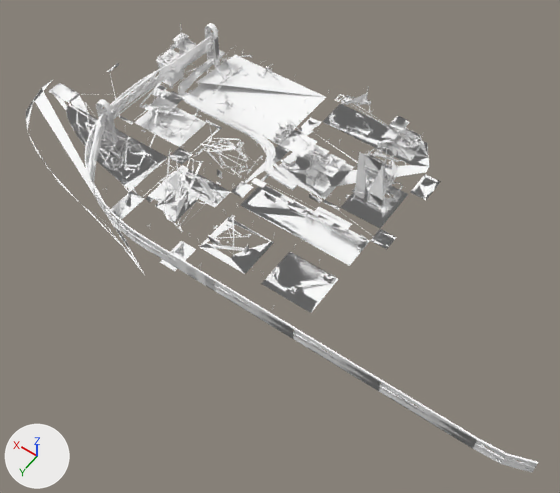
Renders of the glTF model models/street_island2_08.glb from each side of a commit.
The view is the same before and after, from a 50 mm lens placed at (-636.0, 814.0, 634.0), pointed at (-342.0, 403.0, -13.0). Lighting does not change. The marker at lower left points along +X, +Y and +Z. The older version comes first.

The first picture shows 'seg_1000', 'seg_1003', 'seg_1004', 'seg_1016', 'seg_369', 'seg_381', 'seg_415', 'seg_417', 'seg_418', 'seg_421', 'seg_422', 'seg_423', 'seg_952', 'seg_958', 'seg_972', 'seg_998' and 54 more.
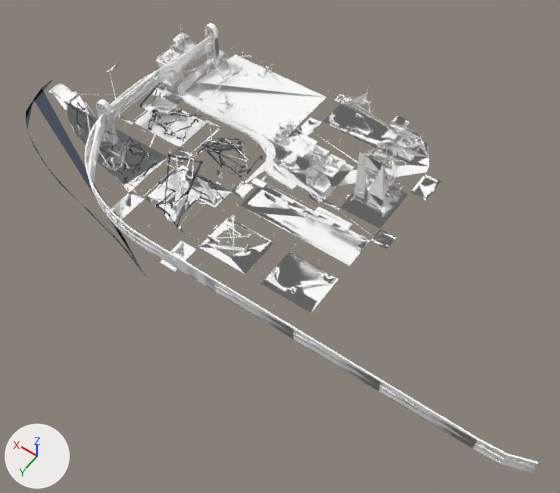
Where the change shows, as pixel boxes [x1, y1, x2, y2] in the pictures (560 x 493 px):
'seg_1016', recoloured
    both: [26, 80, 144, 274]
'seg_1000', recoloured
    both: [68, 102, 157, 186]
'seg_1004', recoloured (white to greyish blue)
    both: [198, 138, 263, 178]
'seg_998', recoloured
    both: [156, 154, 224, 232]
'seg_1003', recoloured
    both: [140, 83, 202, 142]

Edits to the bpy script that builds the scene:
```text
Add mat_dark:
    mat_dark = principled_material('__dark')
    mat_dark.base_color = (0.055, 0.07, 0.1)  # greyish blue #424b59
    mat_dark.roughness = 1.0
Change me_seg_998:
    where me_seg_998.from_pydata(...)  # 132 vertices, 130 faces; spans x -260.2..-188.7, y 380.0..454.9, z -0.2..40.0
    remove me_seg_998.materials.append(mat_gc_z1_props_rooftop_alpha_bakegroup_island2_b0_2x)  # white #ffffff
    add me_seg_998.materials.append(mat_dark)  # greyish blue #424b59
Change me_seg_1000:
    where me_seg_1000.from_pydata(...)  # 188 vertices, 186 faces; spans x -168.6..-29.0, y 381.9..438.9, z 0.0..30.0
    remove me_seg_1000.materials.append(mat_gc_z1_props_rooftop_alpha_bakegroup_island2_b0_2x)  # white #ffffff
    add me_seg_1000.materials.append(mat_dark)  # greyish blue #424b59
Change me_seg_1003:
    where me_seg_1003.from_pydata(...)  # 240 vertices, 238 faces; spans x -169.2..-101.7, y 311.2..359.5, z 0.0..35.0
    remove me_seg_1003.materials.append(mat_gc_z1_props_rooftop_alpha_bakegroup_island2_b0_2x)  # white #ffffff
    add me_seg_1003.materials.append(mat_dark)  # greyish blue #424b59
Change me_seg_1004:
    where me_seg_1004.from_pydata(...)  # 264 vertices, 262 faces; spans x -260.1..-189.1, y 309.1..358.9, z 0.0..20.0
    remove me_seg_1004.materials.append(mat_gc_z1_props_rooftop_alpha_bakegroup_island2_b0_2x)  # white #ffffff
    add me_seg_1004.materials.append(mat_dark)  # greyish blue #424b59
Change me_seg_1016:
    where me_seg_1016.from_pydata(...)  # 36 vertices, 60 faces; spans x -260.0..34.0, y 360.0..520.0, z 0.0..1.0
    remove me_seg_1016.materials.append(mat_gc_z1_props_street_alpha_bakegroup_island2_roads0_2x)  # white #ffffff
    add me_seg_1016.materials.append(mat_dark)  # greyish blue #424b59
```
